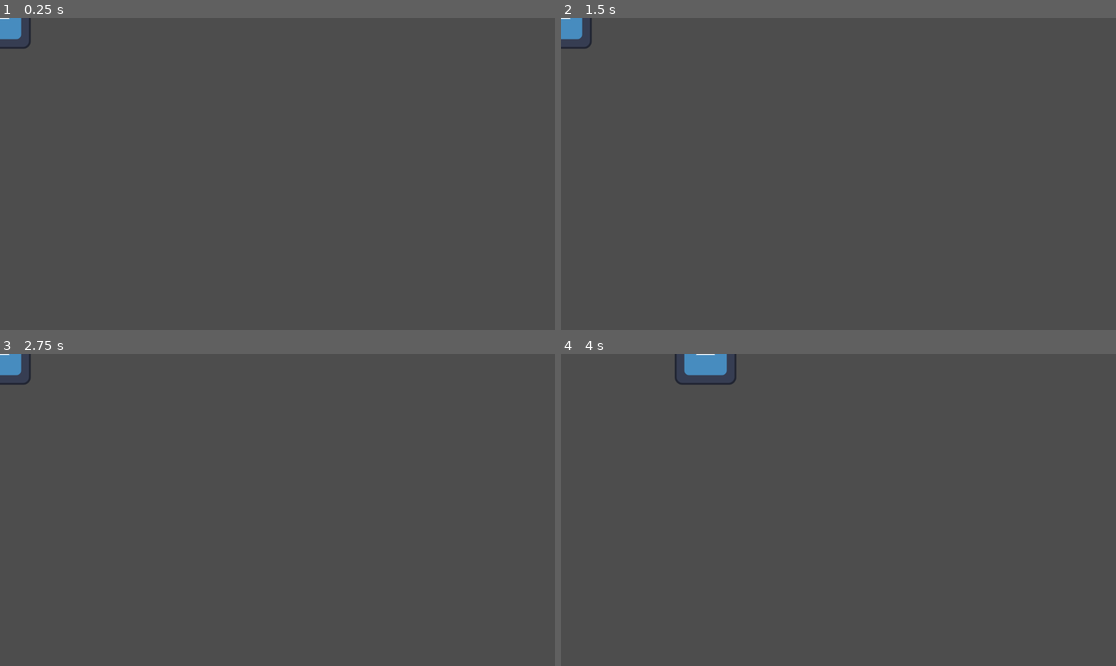
Above: before the commit, frames 1-4 (two rows, left to right).
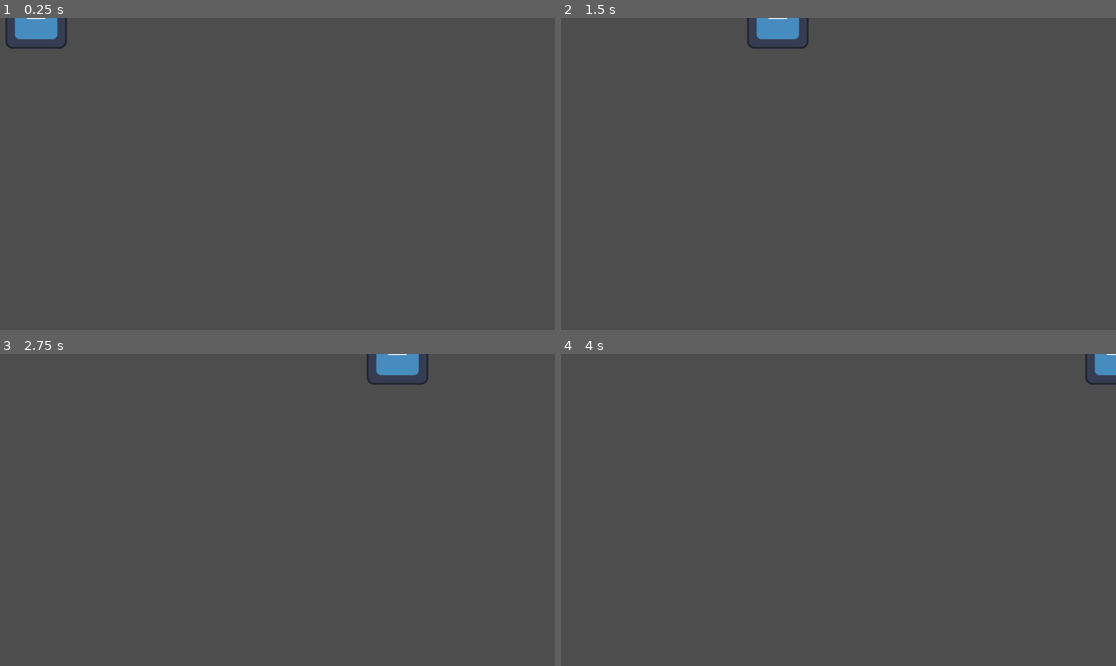
Above: after the commit, the same moments.

Repository: AlexFlasch/survivor-farm
Game: Godot game, scene res://scenes/debug.tscn
Same seed, same stepped clock (60 frames per second), same inputs: the game is played once before the commit and once after it. The engine's default icon, where the game draws it, is replaced by a stand-in: a white triangle on a blue panel in a dark square.
Inputs:
- Up to frame 1 (0.25 s): no input
- Up to frame 2 (1.5 s): no input
- Up to frame 3 (2.75 s): no input
- Up to frame 4 (4 s): no input

The runs differ from the first frame. In frame 1, 0.8% of the frame differs, in the area x 0-13%, y 0-10%; in frame 2, 1.0%; in frame 3, 1.0%; in frame 4, 1.0%, in the area x 20-100%, y 0-10%.

Commit message:
feat: remove game start timer and initiate game directly from player script

Diff:
--- a/scenes/entities/Player/player.gd
+++ b/scenes/entities/Player/player.gd
@@ -6,6 +6,7 @@
 
 func _ready() -> void:
 	GameManager.connect("game_started", Callable(self, "_on_game_started"))
+	GameManager.start_game()
 
 func _on_game_started() -> void:
 	# Calculate target position at right edge and tween movement
@@ -14,3 +15,8 @@
 	var duration: float = distance / move_speed if distance > 0 else 0.0
 	var tween: Tween    = create_tween()
 	tween.tween_property(self, "position:x", target_x, duration)
+	tween.connect("finished", Callable(self, "_on_tween_finished"))
+
+func _on_tween_finished() -> void:
+	if position.x >= screen_size.x:
+		GameManager.stop_game()
--- a/scripts/GameManager.gd
+++ b/scripts/GameManager.gd
@@ -85,13 +85,3 @@
 	if game_running and is_game_paused:
 		is_game_paused = false
 		emit_signal("game_unpaused")
-
-func _ready():
-	# Set up timer to start game after 5 seconds
-	start_timer = Timer.new()
-	add_child(start_timer)
-	start_timer.wait_time = 3.0
-	start_timer.one_shot = true
-	start_timer.timeout.connect(start_game)
-	start_timer.start()
-	print("Game will start in 3 seconds")
